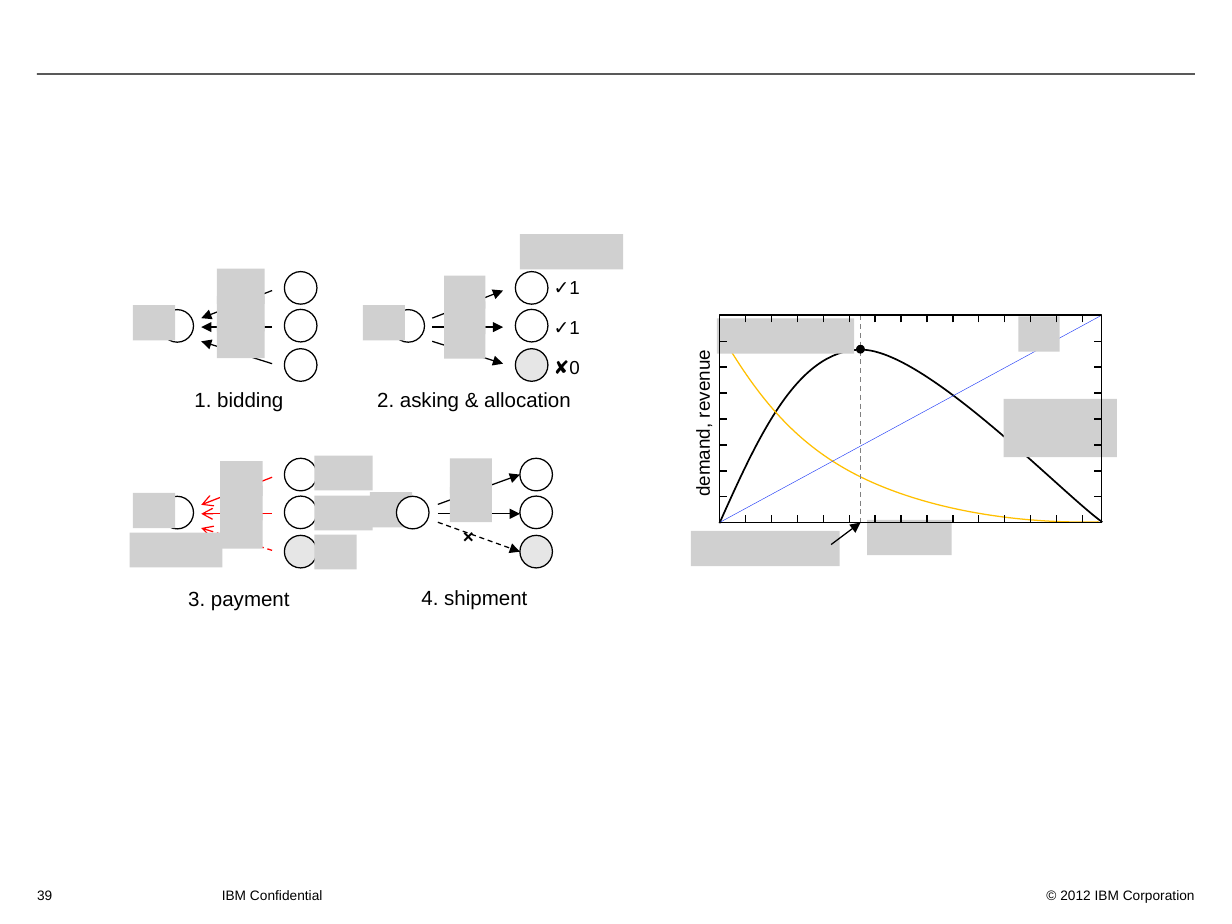
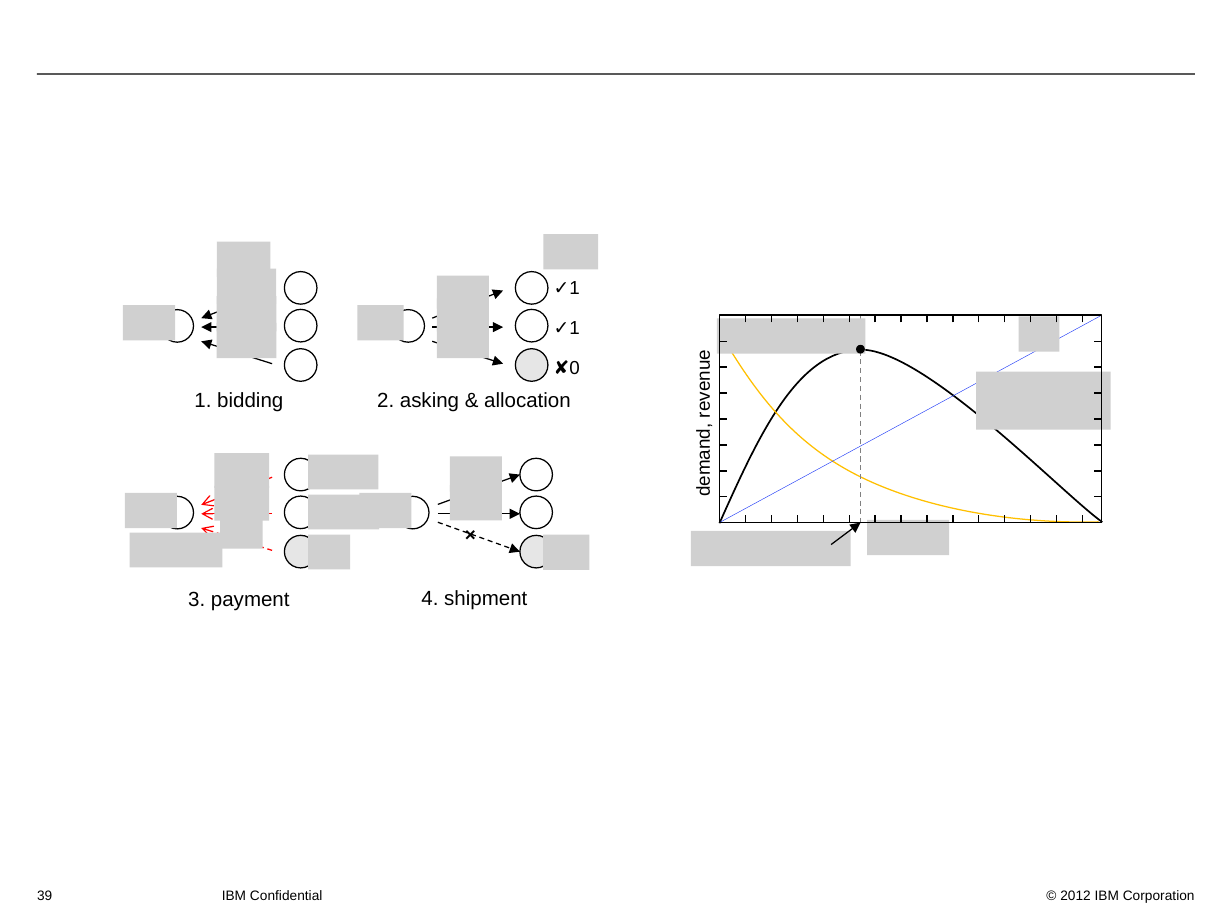
Before and after one commit to decentralized-daisy/NaaA, a slide deck: slide 39 of daisy.pptx. Drawn at 1232x924 pixels with LibreOffice and Linux fonts; fonts in the diff are those of the drawing; grey boxes stand for pictures; background and template pictures are left out. Boxes give left, top, right and bottom in pixels: in the first picture for what was removed or moved away, otherwise in the second. Text is boxed around its words. In the diff, an @@ line names an element or a change of style, - is before the commit and + after.

```diff
--- a/daisy.pptx
+++ b/daisy.pptx
@@ picture: place and size @@
-picture at box(520, 234, 623, 270)
+picture at box(543, 234, 598, 270)
@@ picture: place and size @@
-picture at box(217, 269, 265, 304)
+picture at box(217, 269, 276, 304)
@@ picture added at box(217, 241, 271, 277) @@
@@ picture: place and size @@
-picture at box(217, 296, 265, 331)
+picture at box(217, 296, 277, 331)
@@ picture: place and size @@
-picture at box(445, 276, 485, 309)
+picture at box(437, 276, 489, 309)
@@ picture: place and size @@
-picture at box(445, 302, 485, 335)
+picture at box(437, 298, 489, 331)
@@ picture: place and size @@
-picture at box(133, 306, 175, 341)
+picture at box(123, 306, 175, 341)
@@ picture: place and size @@
-picture at box(217, 323, 265, 359)
+picture at box(217, 323, 277, 359)
@@ picture: place and size @@
-picture at box(362, 306, 404, 341)
+picture at box(357, 306, 404, 341)
@@ picture: place and size @@
-picture at box(445, 325, 485, 359)
+picture at box(437, 325, 489, 359)
@@ picture: place and size @@
-picture at box(717, 318, 855, 354)
+picture at box(717, 318, 866, 354)
@@ picture: place and size @@
-picture at box(1004, 399, 1117, 457)
+picture at box(976, 372, 1110, 430)
@@ picture: place and size @@
-picture at box(221, 461, 264, 495)
+picture at box(214, 453, 270, 488)
@@ picture: place and size @@
-picture at box(314, 456, 372, 490)
+picture at box(308, 455, 378, 489)
@@ picture: place and size @@
-picture at box(450, 458, 492, 494)
+picture at box(450, 456, 501, 492)
@@ picture: place and size @@
-picture at box(133, 493, 175, 529)
+picture at box(124, 493, 176, 529)
@@ picture: place and size @@
-picture at box(221, 485, 264, 520)
+picture at box(214, 485, 270, 520)
@@ picture: place and size @@
-picture at box(314, 495, 372, 530)
+picture at box(308, 495, 379, 530)
@@ picture: place and size @@
-picture at box(370, 492, 411, 527)
+picture at box(360, 493, 411, 529)
@@ picture: place and size @@
-picture at box(450, 487, 492, 522)
+picture at box(450, 485, 501, 521)
@@ picture: place and size @@
-picture at box(314, 535, 356, 569)
+picture at box(308, 535, 350, 569)
@@ picture added at box(543, 535, 590, 570) @@
@@ picture: place and size @@
-picture at box(691, 531, 840, 567)
+picture at box(691, 531, 851, 567)
```
Also in this commit, not shown: 16 other files.
